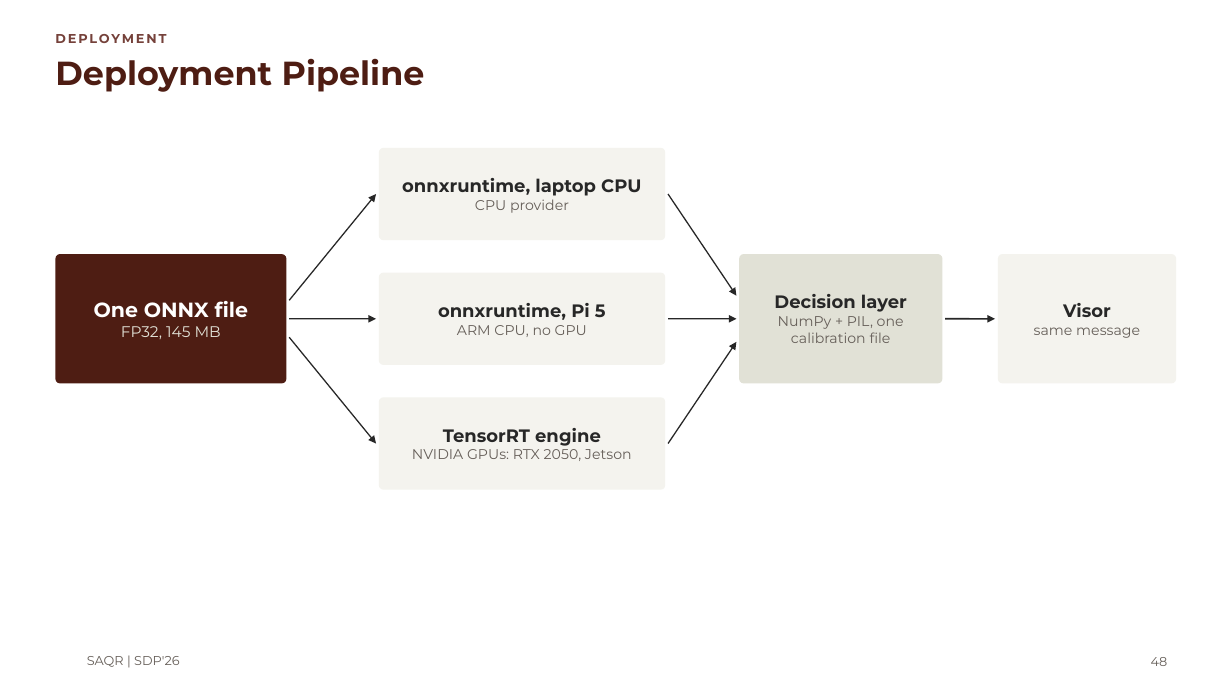
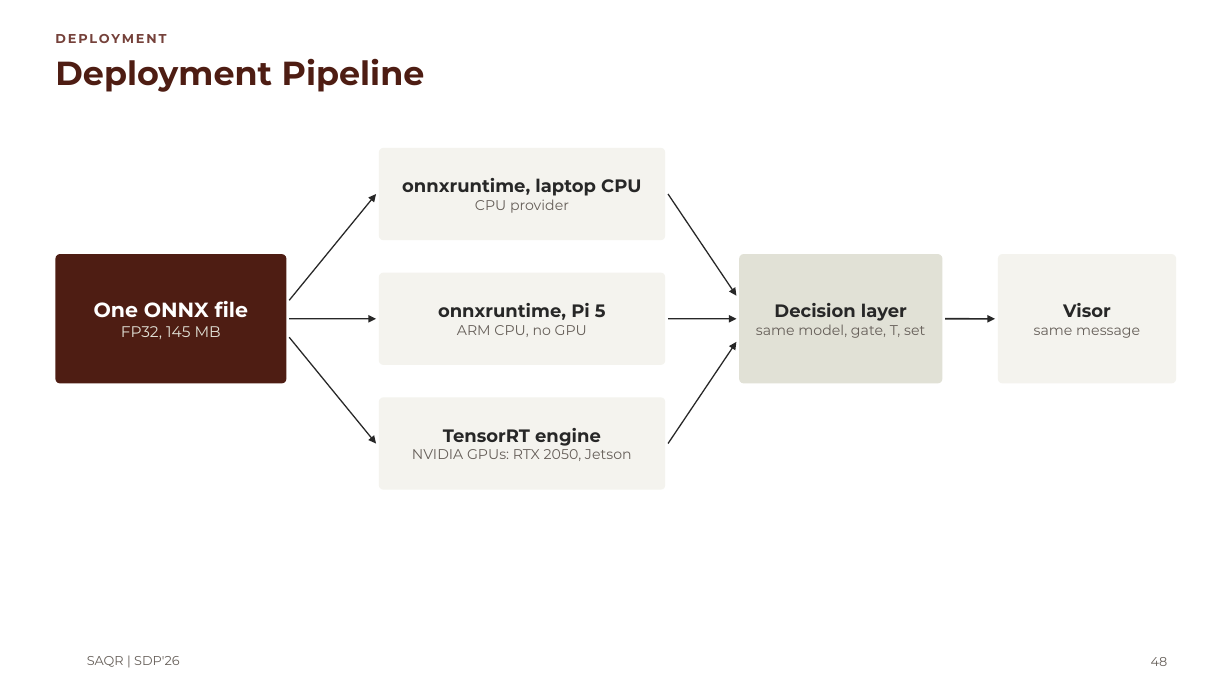
Before and after one commit to MASAR-AUS/SAQR, a slide deck: slide 48 of SAQR CMP490 Presentation.pptx. Drawn at 1232x693 pixels with LibreOffice and Linux fonts; fonts in the diff are those of the drawing; background and template pictures are left out. Boxes give left, top, right and bottom in pixels: in the first picture for what was removed or moved away, otherwise in the second. Text is boxed around its words. In the diff, an @@ line names an element or a change of style, - is before the commit and + after.

```diff
--- a/SAQR CMP490 Presentation.pptx
+++ b/SAQR CMP490 Presentation.pptx
@@ text in rounded rectangle at box(756, 320, 925, 338): text changed @@
-NumPy + PIL, one calibration file
+same model, gate, T, set
```
Also in this commit, not shown: 2 other slides changed.
